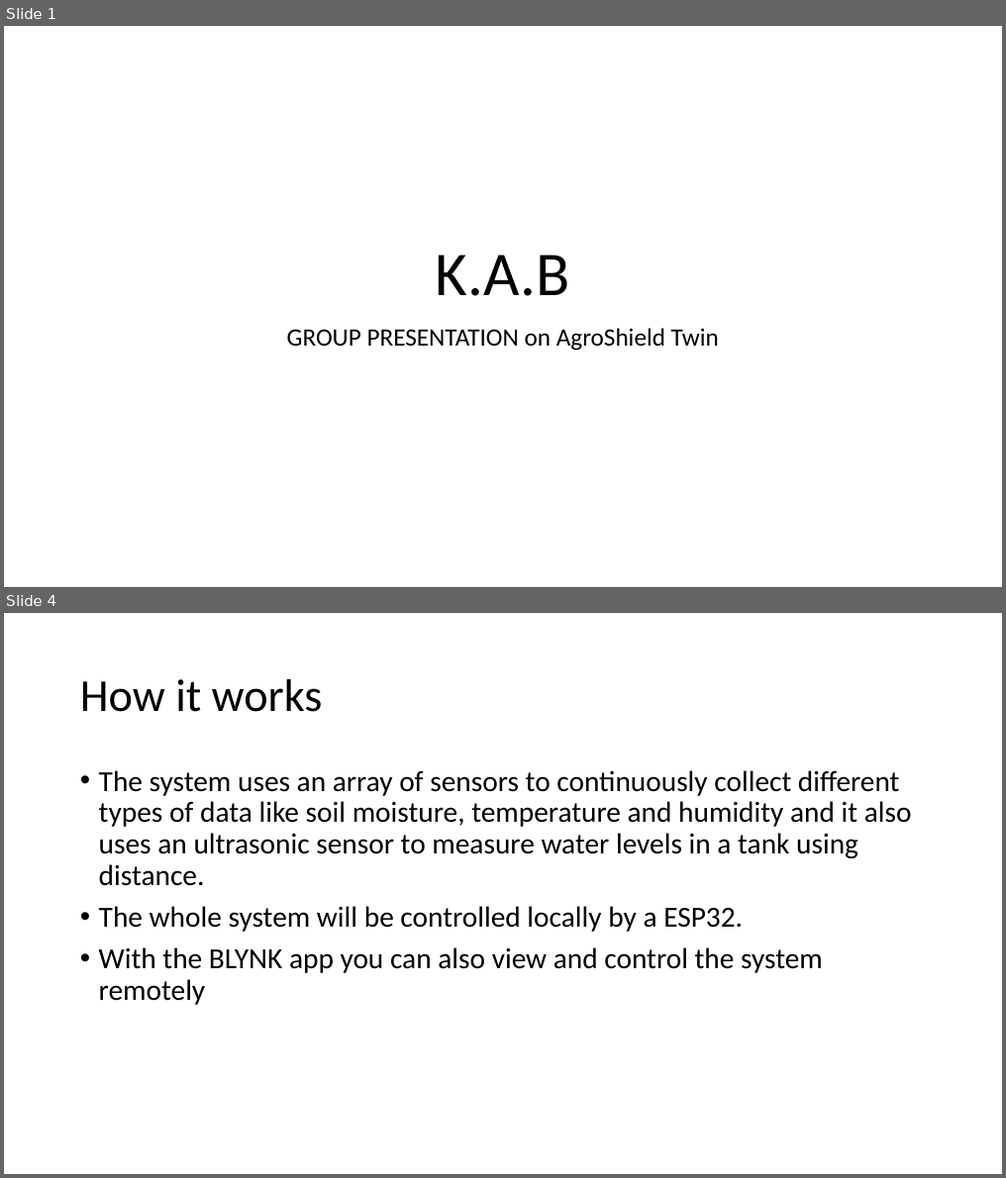
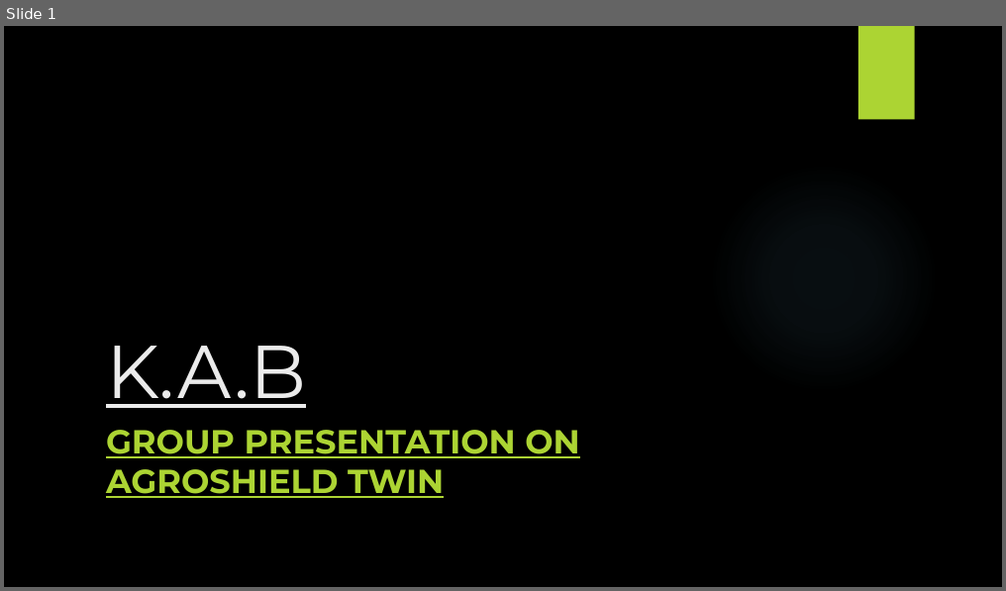
Before and after one commit to langvin-1/KAB, a slide deck: K.pptx. Shown one above the other, each under a label of ours: slides 1 and 4 before the commit, slide 1 after it; the slides between them are not shown. The pictures are 1006x1178 and 1006x591 pixels, drawn with LibreOffice and Linux fonts; fonts in the diff are those of the drawing; background and template pictures are left out. Boxes give left, top, right and bottom in pixels: in the first picture for what was removed or moved away, otherwise in the second. Text is boxed around its words. In the diff, an @@ line names an element or a change of style, - is before the commit and + after.

```diff
--- a/K.pptx
+++ b/K.pptx
@@ slide 4 removed at box(4, 613, 1002, 1174), background #FFFFFF @@
@@ title removed at box(80, 679, 323, 712) @@
-How it works
@@ text removed at box(99, 770, 912, 1005) @@
-• The system uses an array of sensors to continuously collect different types of data like soil moisture, temperature and humidity and it also uses an ultrasonic sensor to measure water levels in a tank using distance.
-• The whole system will be controlled locally by a ESP32.
-• With the BLYNK app you can also view and control the system remotely
@@ slide 1 changed as well @@
@@ background #FFFFFF to picture (left out) @@
@@ rectangle added at box(858, 26, 915, 120), fill #ACD433 @@
@@ title "K.A.B": place and size @@
-title "K.A.B" at box(436, 255, 570, 296)
+title "K.A.B" at box(106, 346, 306, 408)
@@ title "K.A.B" at box(106, 346, 306, 408): size 60 to 72 pt, font Calibri to Montserrat, text colour #000000 to #EBEBEB, underline on; alignment centre to left; line spacing 0.9 to 1 @@
@@ ellipse added at box(709, 163, 939, 393), fill gradient #7AC4F0 @@
@@ subtitle at box(106, 430, 580, 498): text changed; size 24 to 32 pt; font Calibri to Montserrat; text colour #000000 to #ACD433; bold on @@
-GROUP PRESENTATION on AgroShield Twin
+GROUP PRESENTATION ON AGROSHIELD TWIN
```
Also in this commit, not shown: 4 slides added, 3 other slides removed.
